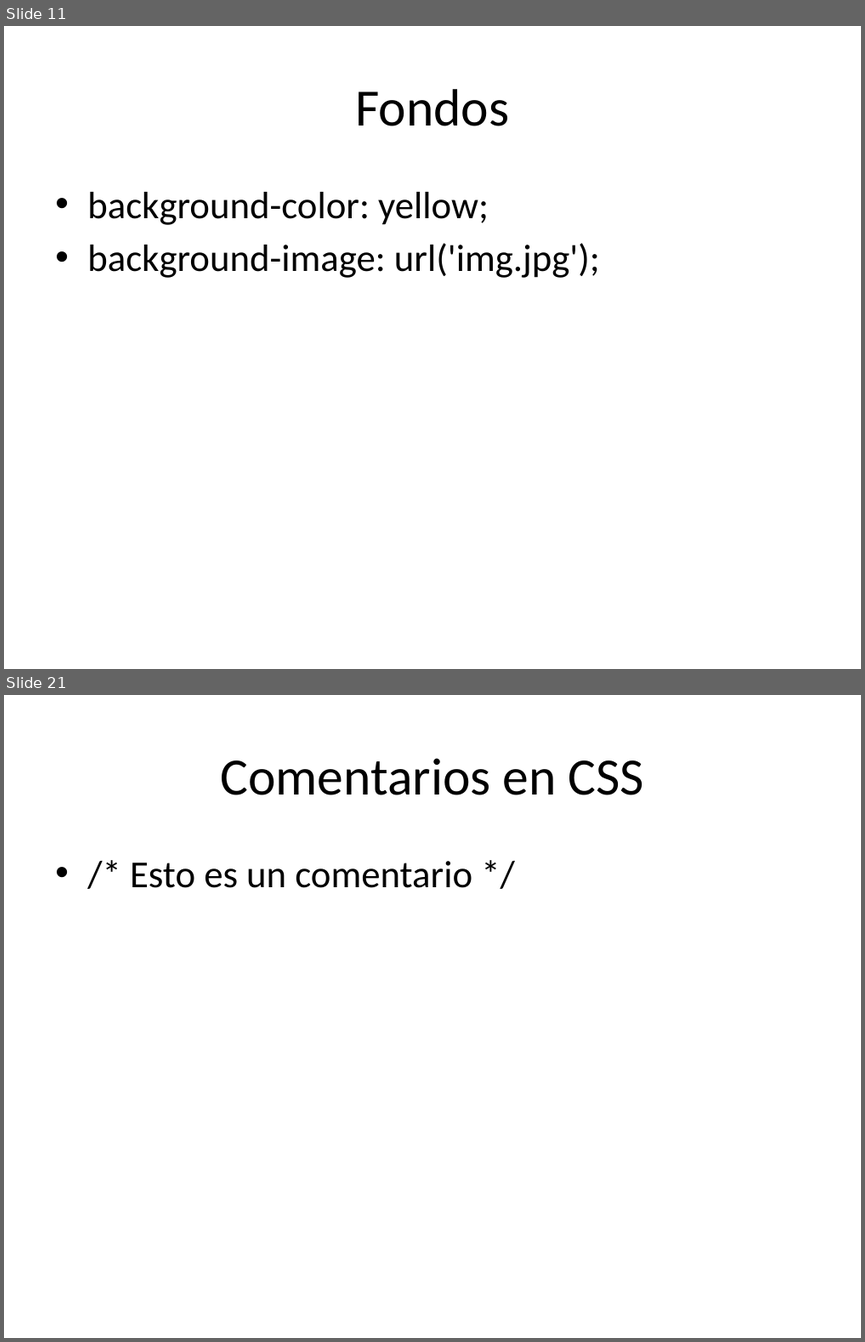
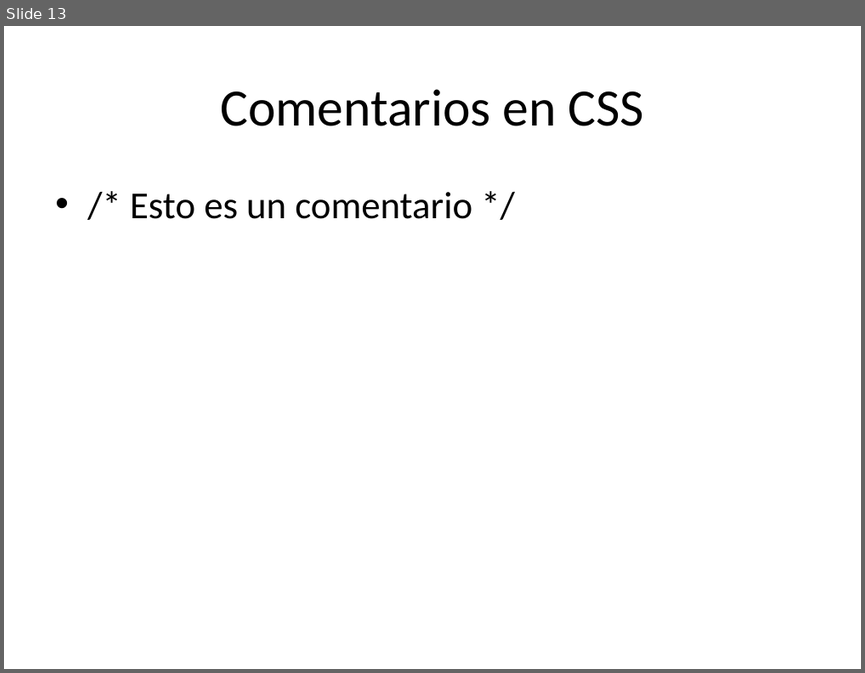
Before and after one commit to santillanlc/ImplementaPaginasWeb, a slide deck: Practica_CSS_Basico28-01-26.pptx. Shown one above the other, each under a label of ours: slides 11 and 21 before the commit, slide 13 after it; the slides between them are not shown. The pictures are 865x1342 and 865x673 pixels, drawn with LibreOffice and Linux fonts; fonts in the diff are those of the drawing. Boxes give left, top, right and bottom in pixels: in the first picture for what was removed or moved away, otherwise in the second. Text is boxed around its words. In the diff, an @@ line names an element or a change of style, - is before the commit and + after.

```diff
--- a/Practica_CSS_Basico28-01-26.pptx
+++ b/Practica_CSS_Basico28-01-26.pptx
@@ slide 11 removed at (4,26,861,669), background #FFFFFF @@
@@ title removed at (355,89,509,126) @@
-Fondos
@@ text removed at (87,192,600,278) @@
-• background-color: yellow;
-• background-image: url('img.jpg');
@@ what was slide 21 is now slide 13 @@
```
Also in this commit, not shown: 10 slides changed, 4 slides added, 10 other slides removed.
